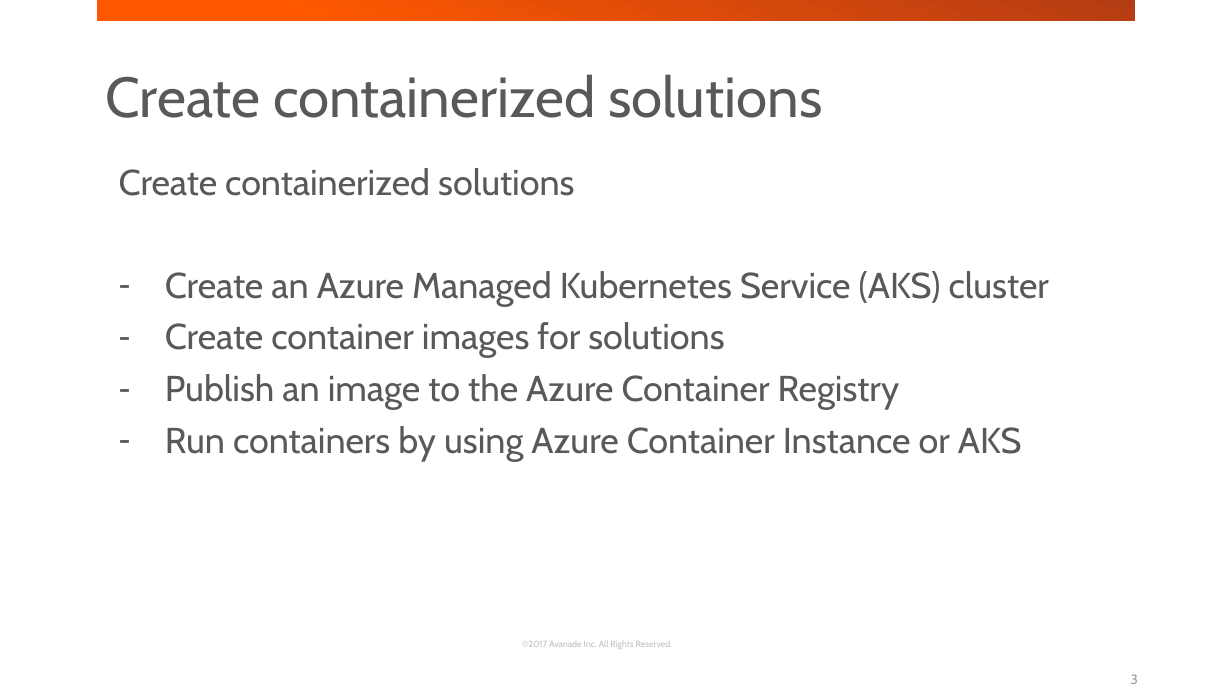
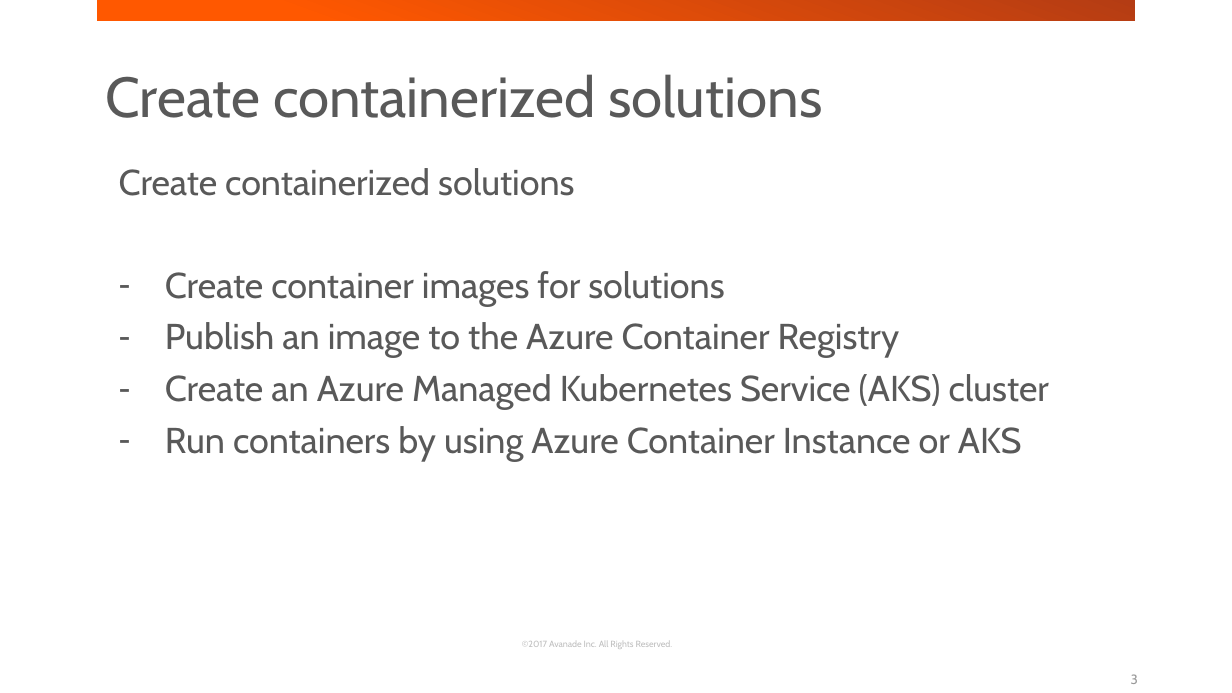
Before and after one commit to jakubgw/azure-containerization, a slide deck: slide 3 of azure-containerization.pptx. Drawn at 1232x693 pixels with LibreOffice and Linux fonts; fonts in the diff are those of the drawing; background and template pictures are left out. Boxes give left, top, right and bottom in pixels: in the first picture for what was removed or moved away, otherwise in the second. Text is boxed around its words. In the diff, an @@ line names an element or a change of style, - is before the commit and + after.

Commit message:
presentation fix

```diff
--- a/azure-containerization.pptx
+++ b/azure-containerization.pptx
@@ text at box(165, 271, 1049, 307): paragraph removed @@
-– Create an Azure Managed Kubernetes Service (AKS) cluster
@@ text at box(165, 374, 1049, 410): paragraph added @@
+– Create an Azure Managed Kubernetes Service (AKS) cluster
```
